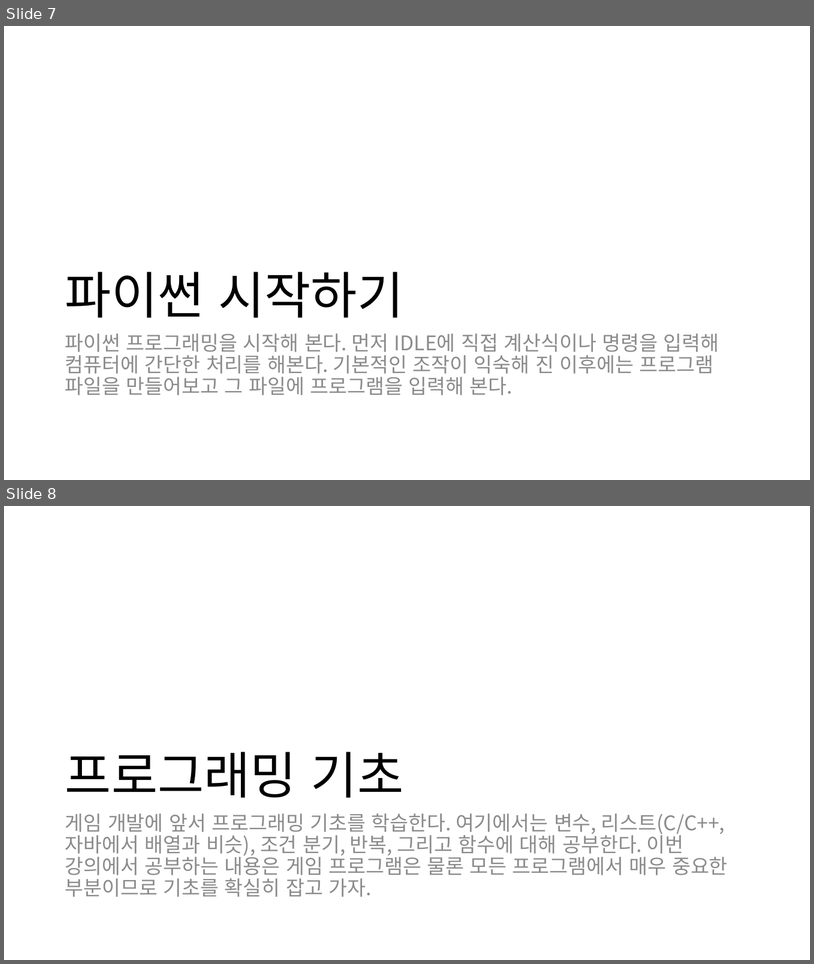
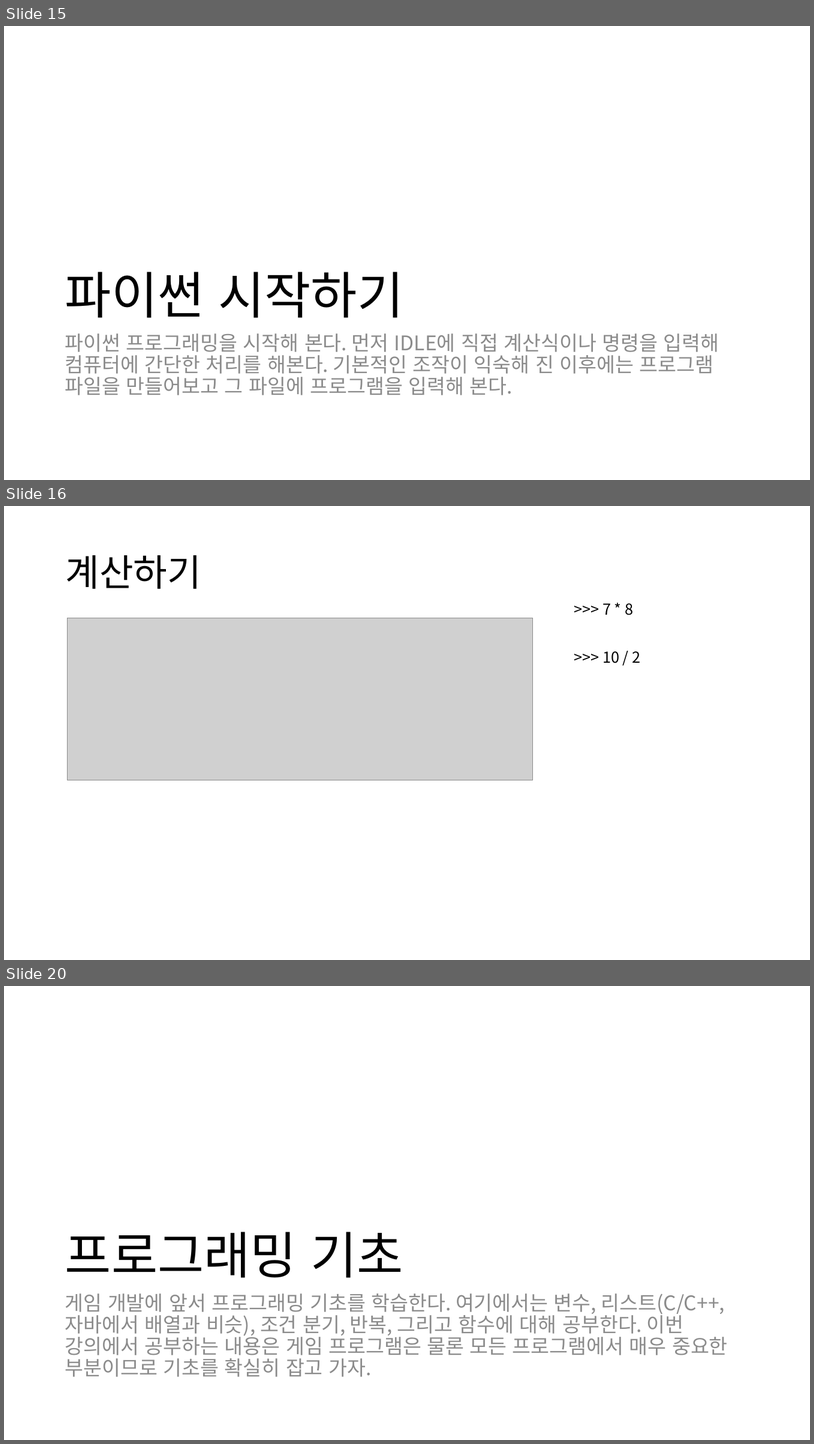
Before and after one commit to EastupGame/PythonGameDev, a slide deck: 게임개발기초과정 파이썬.pptx. Shown one above the other, each under a label of ours: slides 7 and 8 before the commit, slides 15, 16 and 20 after it; the slides between them are not shown. The pictures are 814x964 and 814x1444 pixels, drawn with LibreOffice and Linux fonts; fonts in the diff are those of the drawing; grey boxes stand for pictures. Boxes give left, top, right and bottom in pixels: in the first picture for what was removed or moved away, otherwise in the second. Text is boxed around its words. In the diff, an @@ line names an element or a change of style, - is before the commit and + after.

```diff
--- a/게임개발기초과정 파이썬.pptx
+++ b/게임개발기초과정 파이썬.pptx
@@ slide 16 added at bbox=[4, 506, 810, 960], background #FFFFFF @@
@@ title added at bbox=[65, 555, 201, 589], 44 pt, text #000000 @@
+계산하기
@@ text added at bbox=[603, 603, 633, 615], 18 pt, text #000000 @@
+>>> 7 * 8
@@ picture added at bbox=[68, 618, 533, 780] @@
@@ text added at bbox=[603, 651, 641, 663], 18 pt, text #000000 @@
+>>> 10 / 2
@@ what was slide 7 is now slide 15 @@
@@ what was slide 8 is now slide 20 @@
```
Also in this commit, not shown: 1 slide changed, 11 other slides added.
